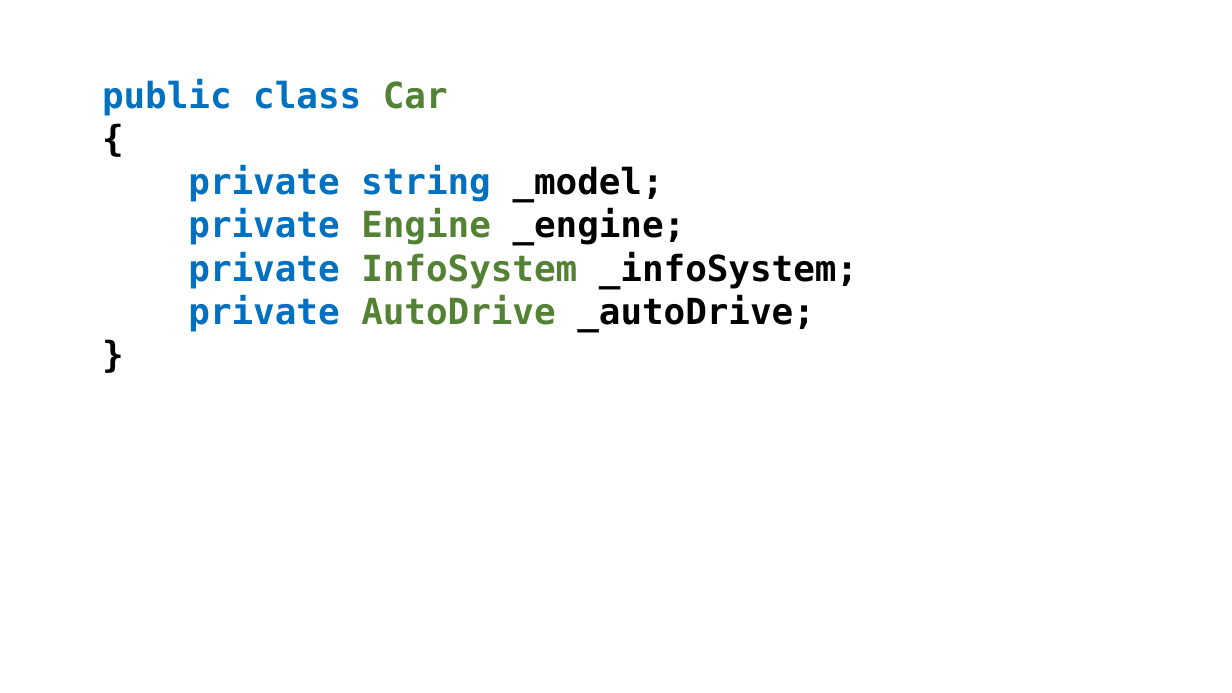
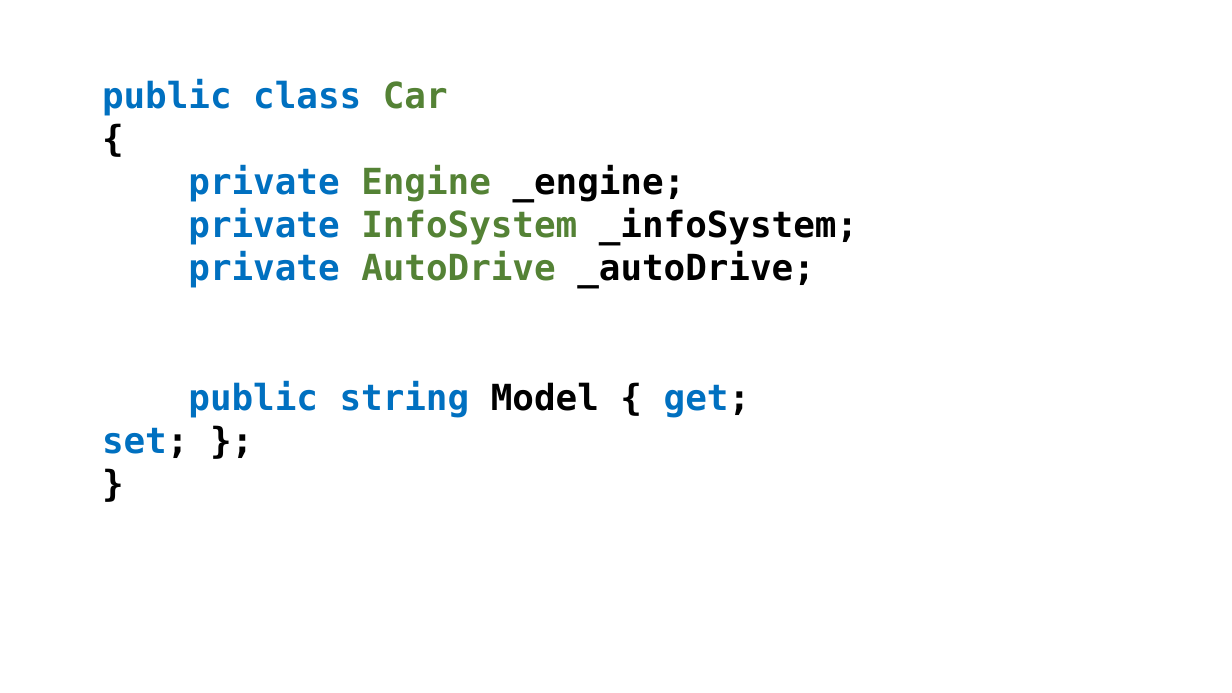
Before and after one commit to perslaursen/OOProg22, a slide deck: slide 5 of Chap/OOProg01/Presentations/ClassCollaboration.pptx. Drawn at 1232x693 pixels with LibreOffice and Linux fonts; fonts in the diff are those of the drawing. Boxes give left, top, right and bottom in pixels: in the first picture for what was removed or moved away, otherwise in the second. Text is boxed around its words. In the diff, an @@ line names an element or a change of style, - is before the commit and + after.

```diff
--- a/Chap/OOProg01/Presentations/ClassCollaboration.pptx
+++ b/Chap/OOProg01/Presentations/ClassCollaboration.pptx
@@ text at (x1=188, y1=165, x2=664, y2=202): paragraph removed @@
-private string _model;
@@ text at (x1=188, y1=381, x2=750, y2=418): paragraph added @@
+public string Model { get; set; };
```
Also in this commit, not shown: 2 other slides changed, 20 other files.
